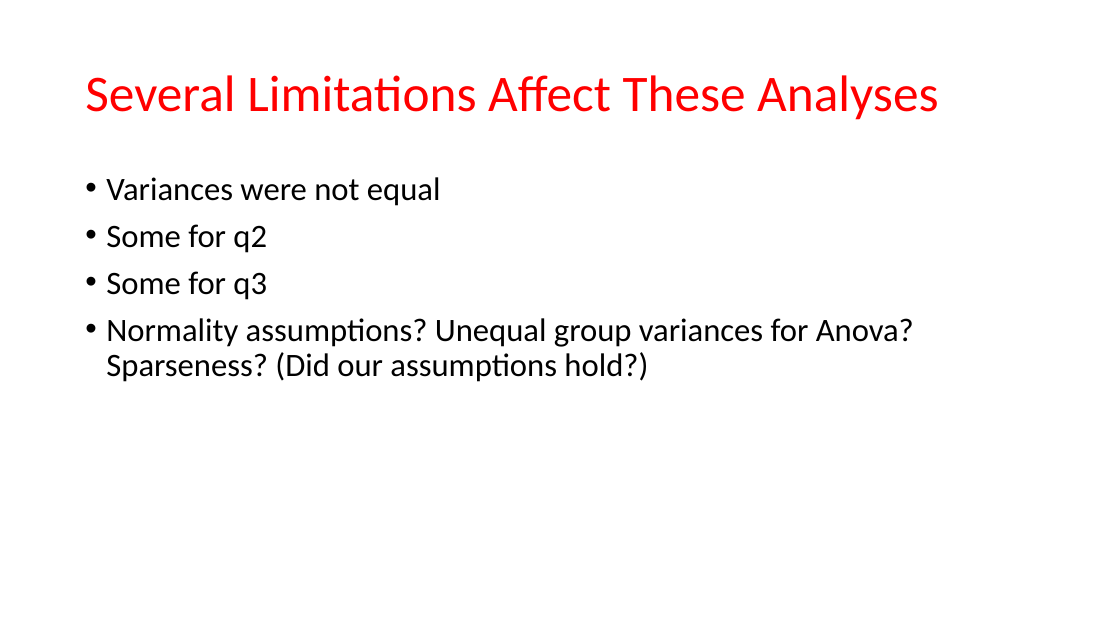
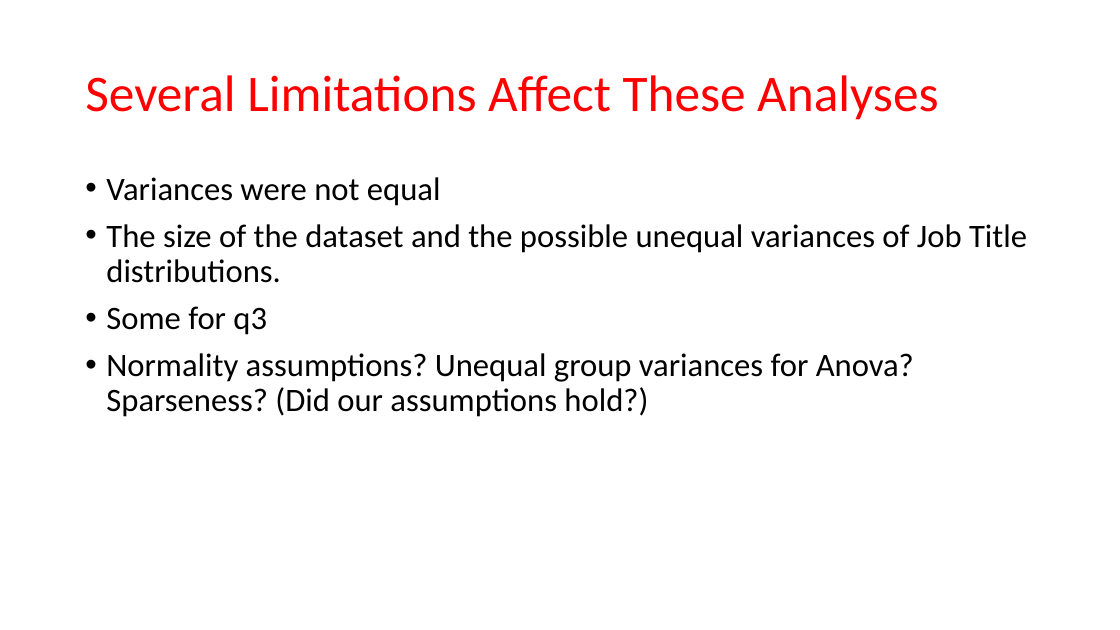
Before and after one commit to MatthewCodes/557_Final_Project, a slide deck: slide 16 of Presentation/Final Presentation.pptx (slide 14 before the commit). Drawn at 1120x630 pixels with LibreOffice and Linux fonts; fonts in the diff are those of the drawing. Boxes give left, top, right and bottom in pixels: in the first picture for what was removed or moved away, otherwise in the second. Text is boxed around its words. In the diff, an @@ line names an element or a change of style, - is before the commit and + after.

```diff
--- a/Presentation/Final Presentation.pptx
+++ b/Presentation/Final Presentation.pptx
@@ text at (106,224,1027,283): text changed @@
-• Some for q2
+• The size of the dataset and the possible unequal variances of Job Title distributions.
```
Also in this commit, not shown: 3 other slides changed, 2 slides added, 9 other files.
